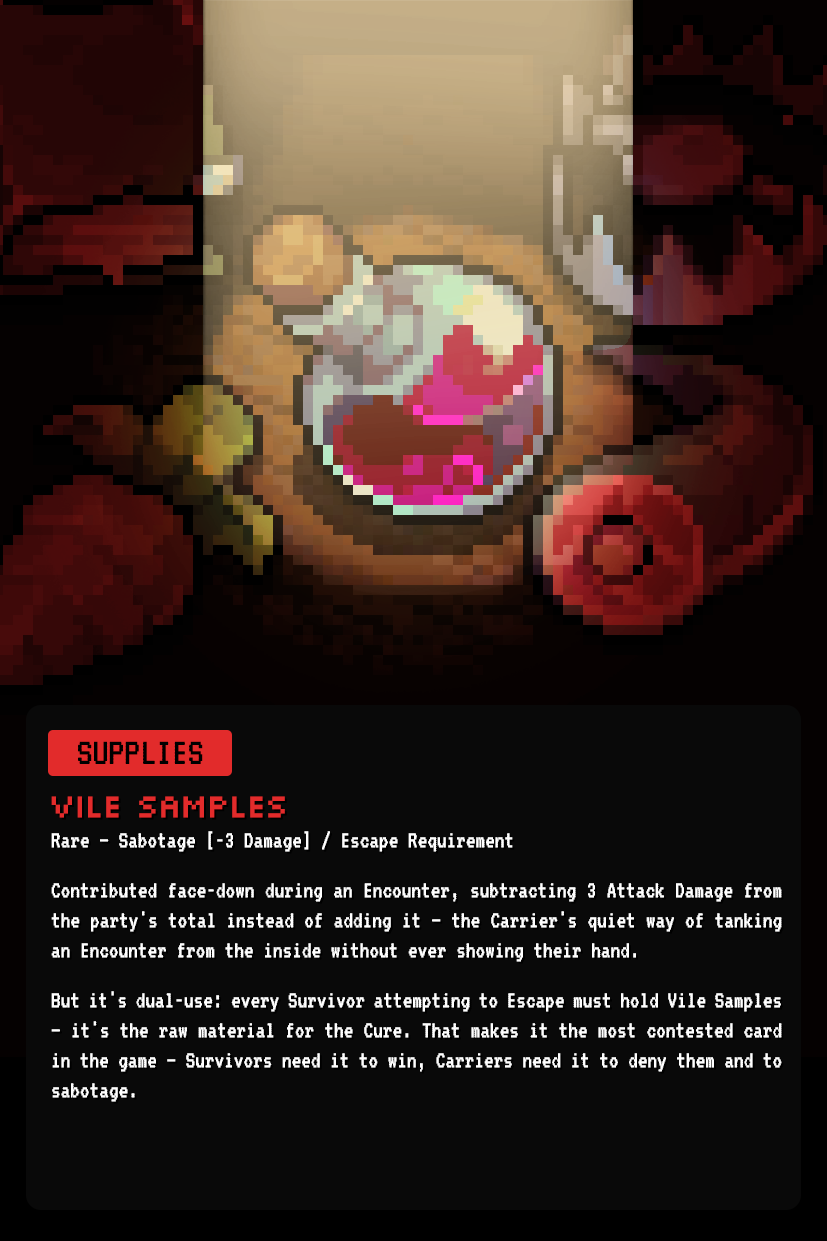
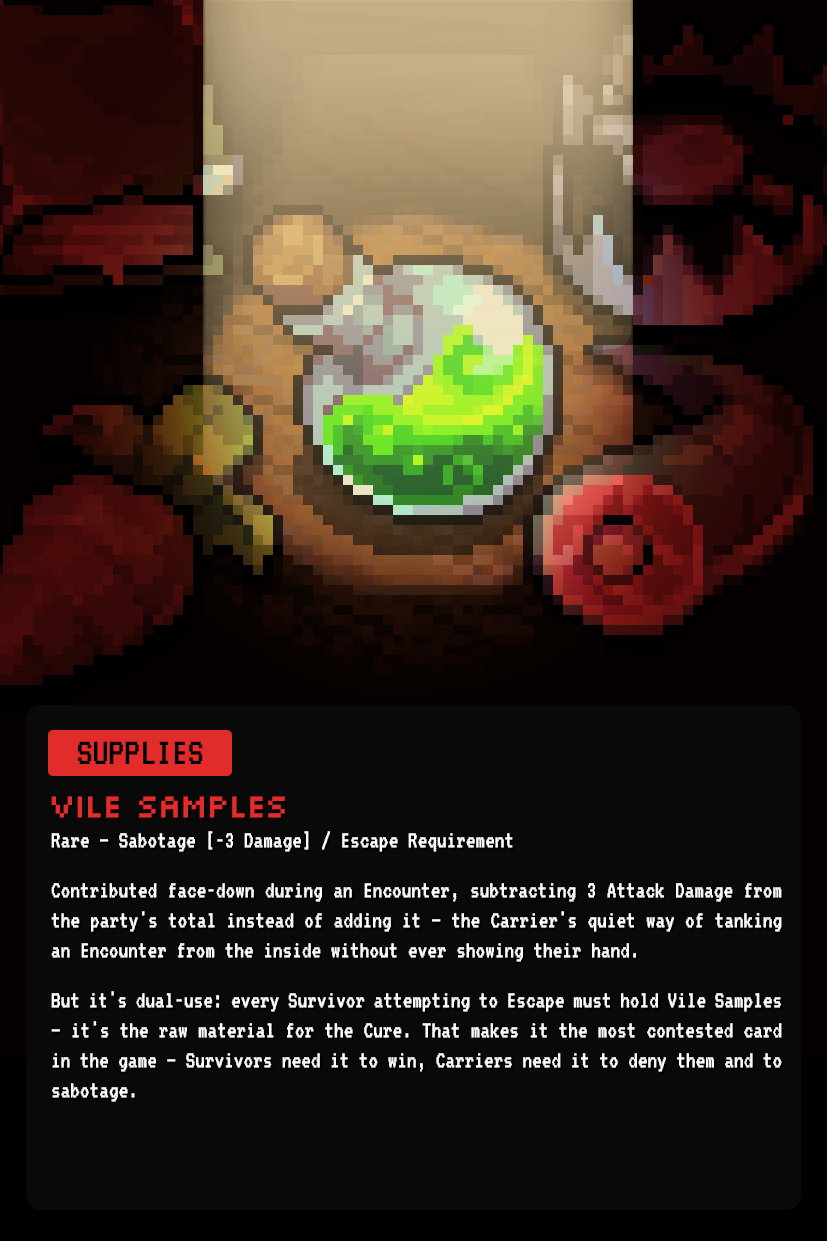
Layered file, before and after one edit (827x1241). Changes by layer:
painted on "Hue_Saturation 3" over [left=253, top=215, right=543, bottom=505]
